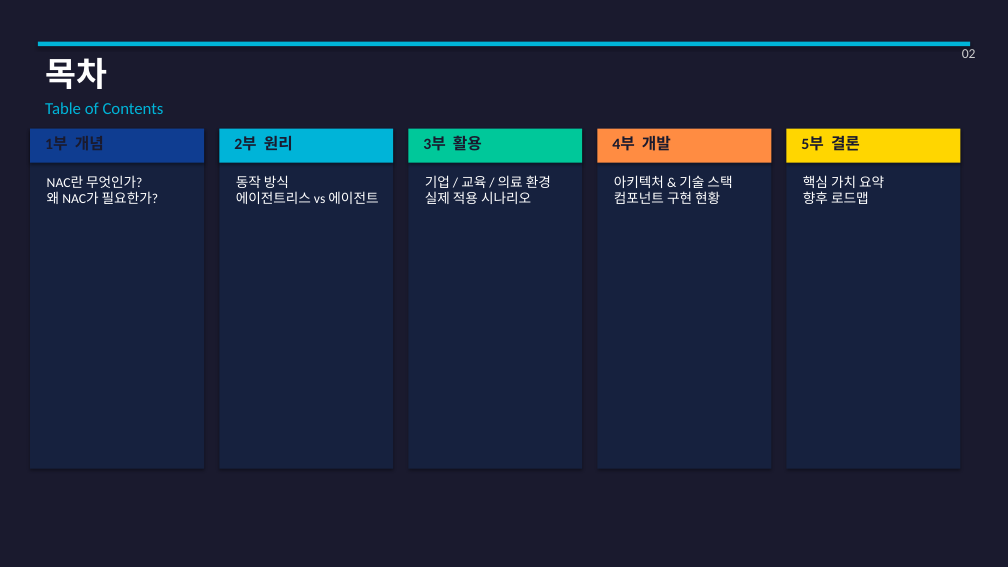
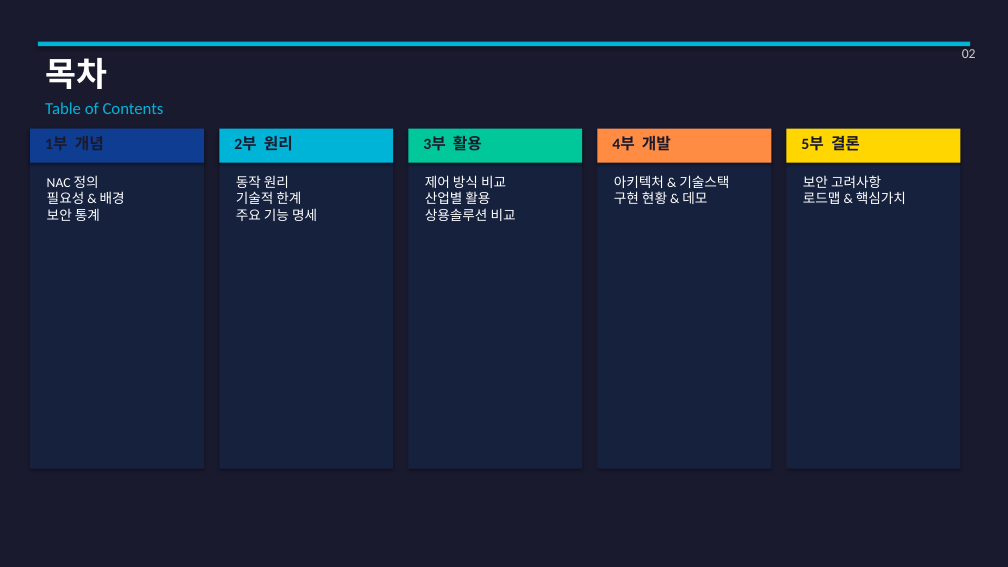
Before and after one commit to LEntropy/LEntropy, a slide deck: slide 2 of docs/NAC_플랫폼_발표자료.pptx. Drawn at 1008x567 pixels with LibreOffice and Linux fonts; fonts in the diff are those of the drawing. Boxes give left, top, right and bottom in pixels: in the first picture for what was removed or moved away, otherwise in the second. Text is boxed around its words. In the diff, an @@ line names an element or a change of style, - is before the commit and + after.

```diff
--- a/docs/NAC_플랫폼_발표자료.pptx
+++ b/docs/NAC_플랫폼_발표자료.pptx
@@ text at <box>47,175,125,221</box>: text changed @@
-NAC란 무엇인가?
-왜 NAC가 필요한가?
+NAC 정의
+필요성 & 배경
+보안 통계
@@ text at <box>236,175,317,221</box>: text changed @@
-동작 방식
-에이전트리스 vs 에이전트
+동작 원리
+기술적 한계
+주요 기능 명세
@@ text at <box>425,175,516,221</box>: text changed @@
-기업 / 교육 / 의료 환경
-실제 적용 시나리오
+제어 방식 비교
+산업별 활용
+상용솔루션 비교
@@ text at <box>614,175,729,204</box>: text changed @@
-아키텍처 & 기술 스택
-컴포넌트 구현 현황
+아키텍처 & 기술스택
+구현 현황 & 데모
@@ text at <box>803,175,906,204</box>: text changed @@
-핵심 가치 요약
-향후 로드맵
+보안 고려사항
+로드맵 & 핵심가치
```
Also in this commit, not shown: 11 other slides changed, 3 slides added, 1 other file.
